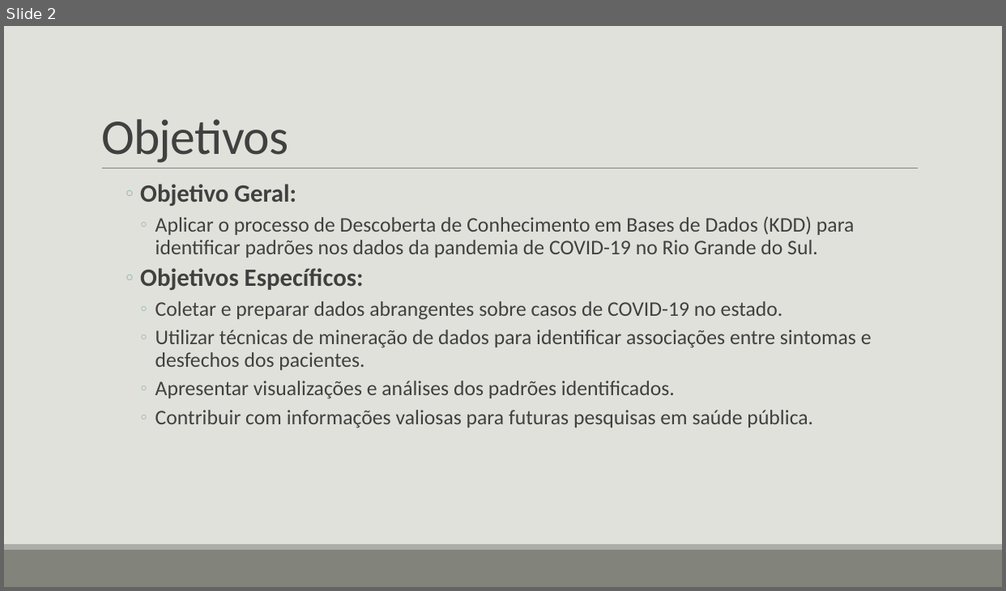
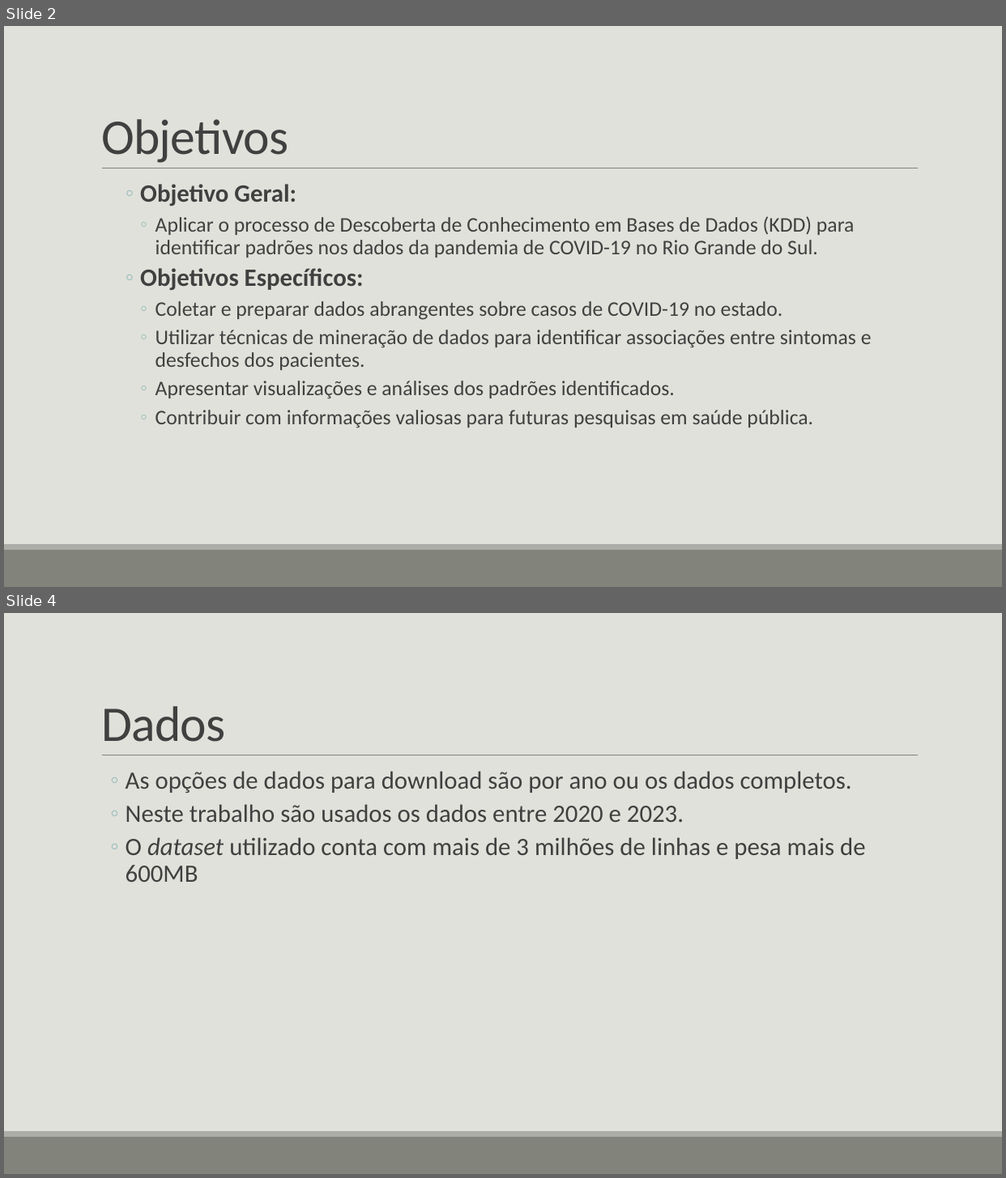
Before and after one commit to gvheisler/KDD-COVID-19, a slide deck: presentation/presentation.pptx. Shown one above the other, each under a label of ours: slide 2 before the commit, slides 2 and 4 after it; the slides between them are not shown. The pictures are 1006x591 and 1006x1178 pixels, drawn with LibreOffice and Linux fonts; fonts in the diff are those of the drawing. Boxes give left, top, right and bottom in pixels: in the first picture for what was removed or moved away, otherwise in the second. Text is boxed around its words. In the diff, an @@ line names an element or a change of style, - is before the commit and + after.

```diff
--- a/presentation/presentation.pptx
+++ b/presentation/presentation.pptx
@@ slide 4 added at bbox=[4, 613, 1002, 1174], background #E1E1DB; not listed: 3 template elements that a slide beside it also shows @@
@@ title added at bbox=[101, 706, 226, 742], 48 pt, text #404040 @@
+Dados
@@ text added at bbox=[126, 771, 865, 882], 24 pt, text #404040 @@
+  ◦ As opções de dados para download são por ano ou os dados completos.
+  ◦ Neste trabalho são usados os dados entre 2020 e 2023.
+  ◦ O dataset utilizado conta com mais de 3 milhões de linhas e pesa mais de 600MB
```
Also in this commit, not shown: 2 slides changed, 7 other slides added, 1 slide removed, 1 other file.
